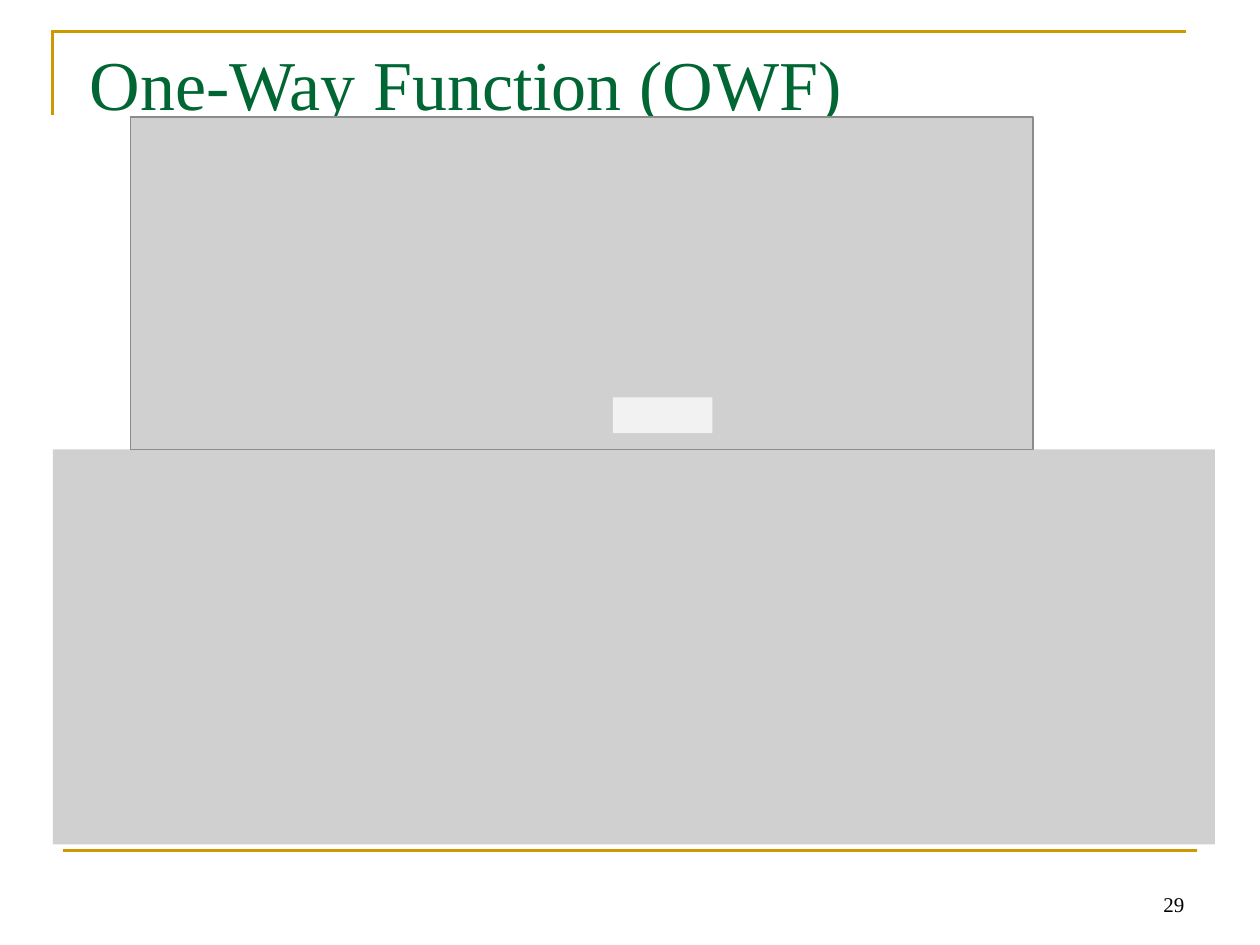
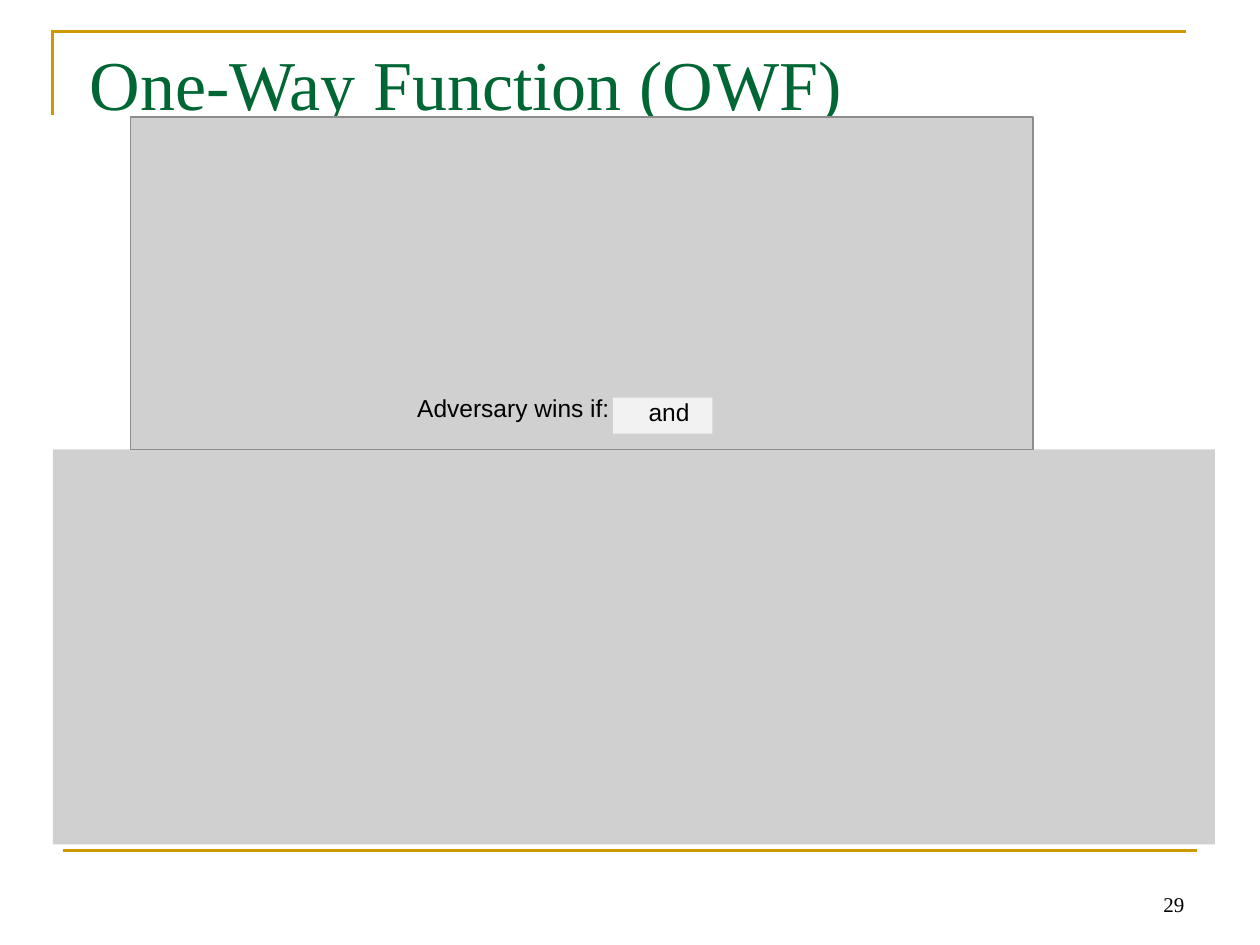
Before and after one commit to GhadaAlmashaqbeh/GhadaAlmashaqbeh.github.io, a slide deck: slide 29 of courses/cse3400-f2026/lecture6.pptx. Drawn at 1260x945 pixels with LibreOffice and Linux fonts; fonts in the diff are those of the drawing; grey boxes stand for pictures. Boxes give left, top, right and bottom in pixels: in the first picture for what was removed or moved away, otherwise in the second. Text is boxed around its words. In the diff, an @@ line names an element or a change of style, - is before the commit and + after.

```diff
--- a/courses/cse3400-f2026/lecture6.pptx
+++ b/courses/cse3400-f2026/lecture6.pptx
@@ text added at [417, 399, 609, 422], 14 pt, text #000000 @@
+Adversary wins if:
@@ text added at [649, 403, 690, 422], 14 pt, text #000000 @@
+and
```
Also in this commit, not shown: 4 other files.
